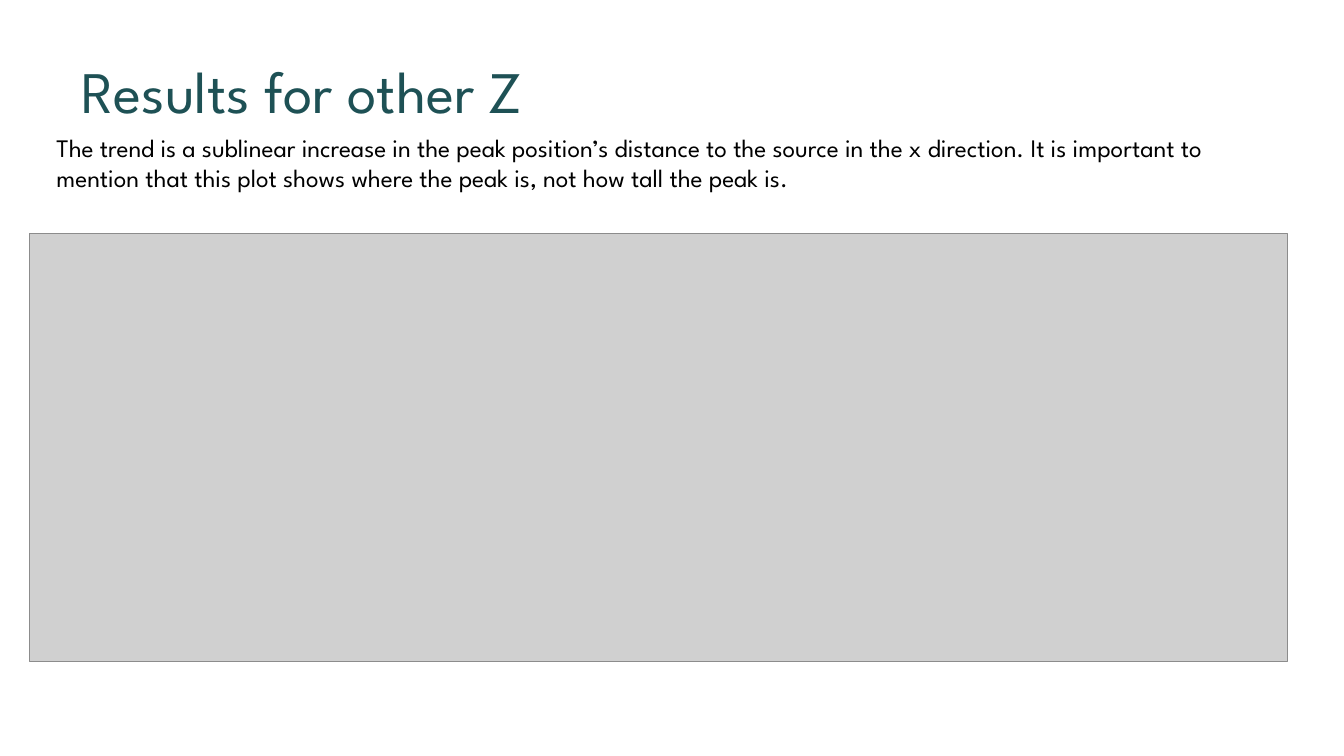
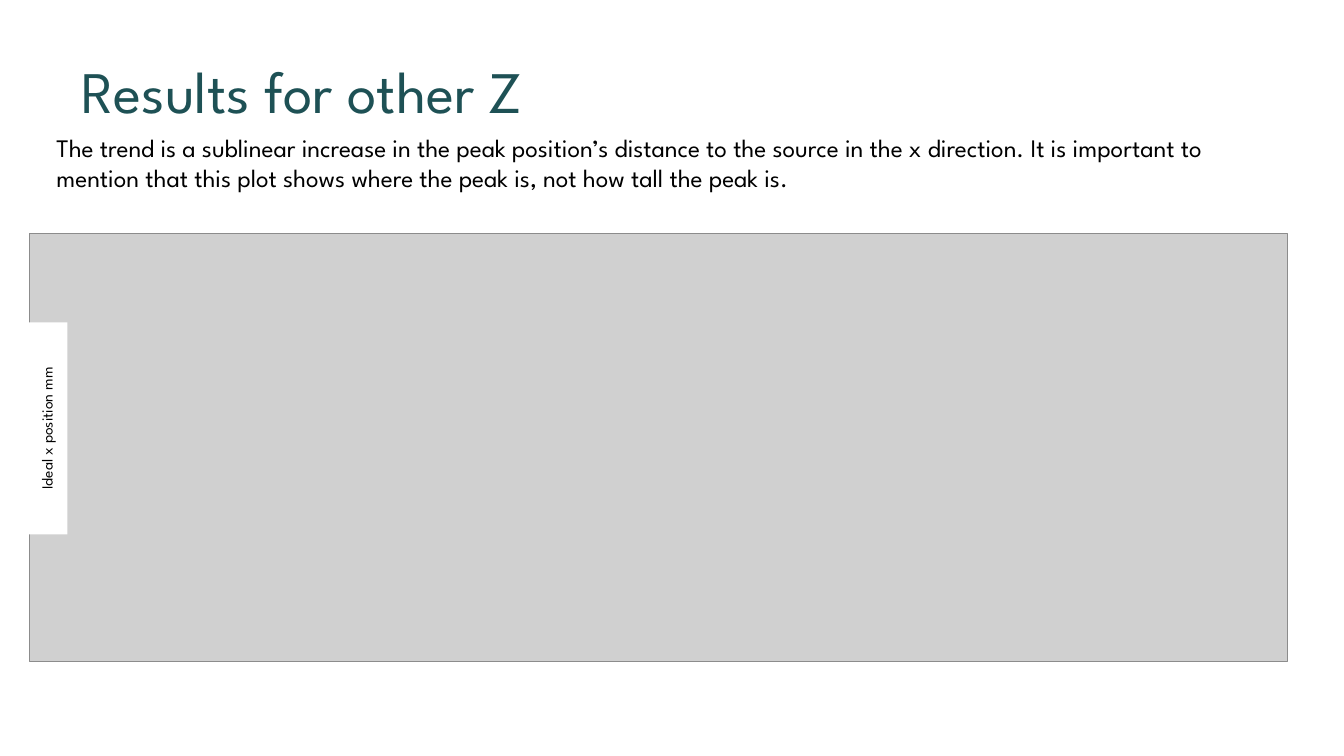
Before and after one commit to KAANVOLKAN05/GPGPU_Research, a slide deck: slide 8 of TurbidityMeterStudy/MonteCarloProj/Presentation for West River.pptx. Drawn at 1344x756 pixels with LibreOffice and Linux fonts; fonts in the diff are those of the drawing; grey boxes stand for pictures. Boxes give left, top, right and bottom in pixels: in the first picture for what was removed or moved away, otherwise in the second. Text is boxed around its words. In the diff, an @@ line names an element or a change of style, - is before the commit and + after.

```diff
--- a/TurbidityMeterStudy/MonteCarloProj/Presentation for West River.pptx
+++ b/TurbidityMeterStudy/MonteCarloProj/Presentation for West River.pptx
@@ rectangle added at (25, 323, 68, 534), fill #FFFFFF, 11 pt, text #000000 @@
+Ideal x position mm
```
Also in this commit, not shown: 7 other slides changed, 1 slide added, 1 other file.
